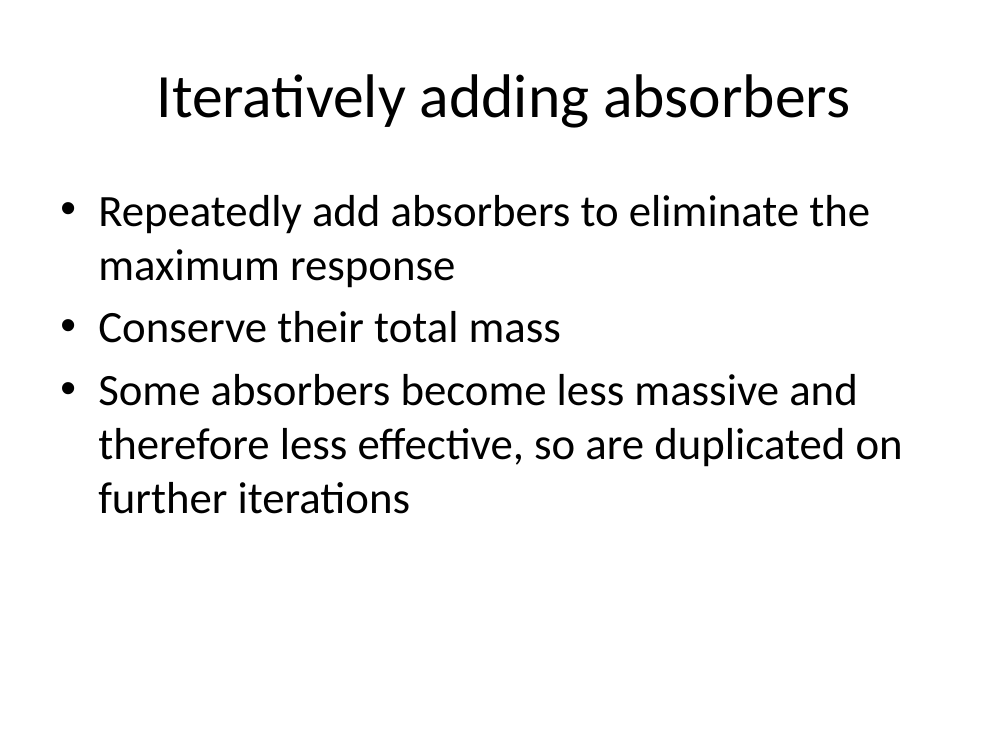
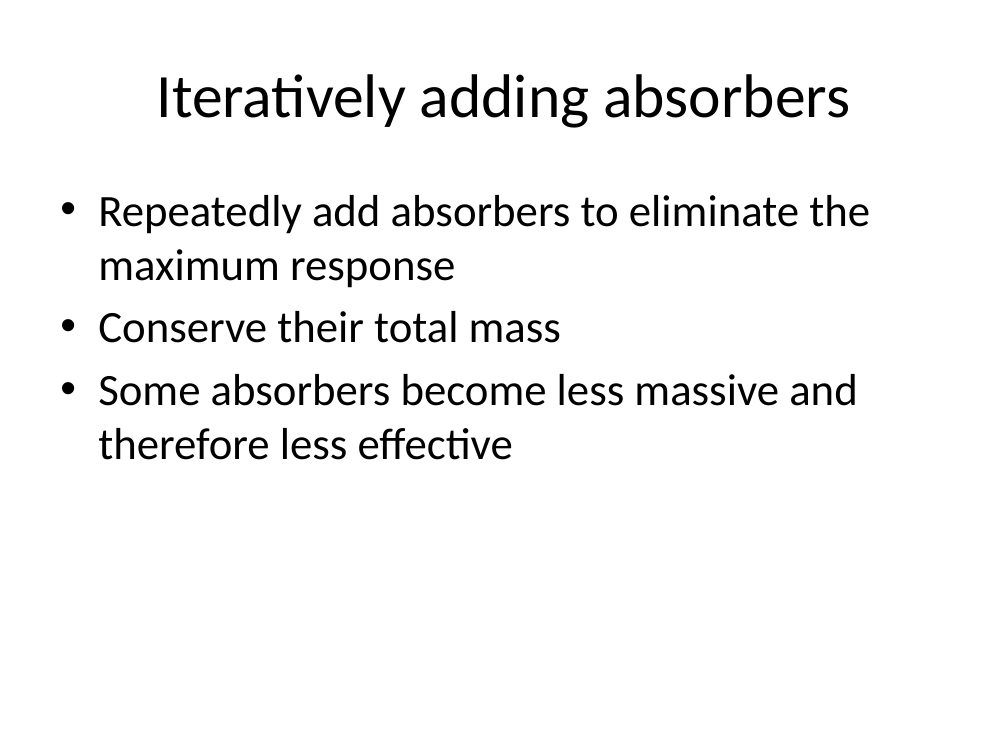
Before and after one commit to eric-wieser/cued-icw, a slide deck: slide 13 of powerpoint.pptx. Drawn at 1008x756 pixels with LibreOffice and Linux fonts; fonts in the diff are those of the drawing. Boxes give left, top, right and bottom in pixels: in the first picture for what was removed or moved away, otherwise in the second. Text is boxed around its words. In the diff, an @@ line names an element or a change of style, - is before the commit and + after.

Commit message:
Final presentation

```diff
--- a/powerpoint.pptx
+++ b/powerpoint.pptx
@@ text at (98,374,858,460): text changed @@
-• Some absorbers become less massive and therefore less effective, so are duplicated on further iterations
+• Some absorbers become less massive and therefore less effective
```
Also in this commit, not shown: 1 other slide changed, 1 slide removed.
